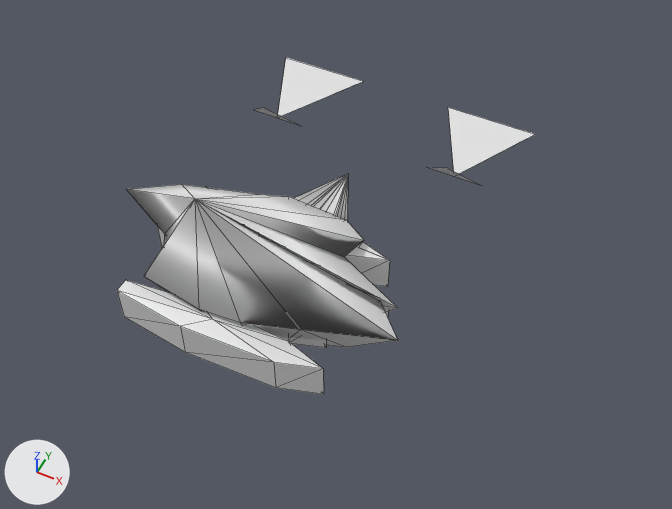
One commit to the OBJ model GameData/Meshes/Designs/cryo/cryo_gunship_mk1_06.obj: the scene before it, then after it.
The view is the same before and after, from a camera (50 mm lens) standing at (2.5, -3.76, 5.46) and looking at (0.5, 0.25, 0.45). The axes (+X, +Y, +Z) are drawn at lower left. The lights are the same throughout. The older version comes first. Mesh edges are drawn as thin lines. Where no turn or scale is listed for an object, it has been applied to the vertices. Vertices at exactly the same position are counted once.

Objects in the first picture: 'cryo_gunship_mk1_06'.
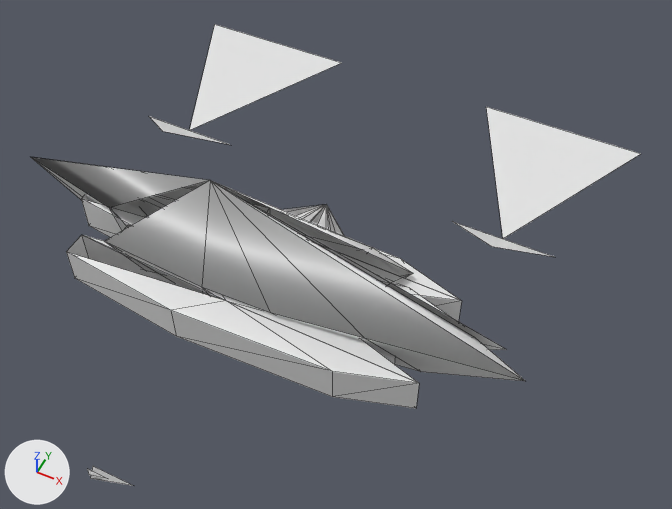
Boxes (x1, y1, x2, y2) around the edits, measured in the pictures (672 x 509 px; the box of a moved part takes in the faces that stretch with it):
'cryo_gunship_mk1_06', reshaped (46% wider, 37% taller)
    before: (117, 58, 535, 394)
    after: (31, 24, 641, 486)
part 1 of me_cryo_gunship_mk1_06, moved or reshaped
    before: (205, 204, 390, 287)
    after: (138, 195, 462, 321)
part 2 of me_cryo_gunship_mk1_06, moved or reshaped (mostly hidden)
    before: (158, 227, 388, 317)
    after: (81, 195, 452, 318)
part 3 of me_cryo_gunship_mk1_06, added (mostly hidden)
    after: (126, 225, 395, 364)
part 4 of me_cryo_gunship_mk1_06, added
    after: (66, 235, 419, 408)
part 5 of me_cryo_gunship_mk1_06, rebuilt (82% wider, 29% taller)
    before: (127, 174, 398, 347)
    after: (31, 157, 525, 381)
part 6 of me_cryo_gunship_mk1_06, deleted
    before: (117, 58, 535, 394)
part 7 of me_cryo_gunship_mk1_06, added
    after: (87, 24, 641, 486)

Edits to the bpy script that builds the scene:
```text
Change me_cryo_gunship_mk1_06:
    used by ob_cryo_gunship_mk1_06; location = (0.0, 0.0, 0.0)
    verts and faces of me_cryo_gunship_mk1_06; kept vertices keep their numbers, new ones are numbered from 112
    remove me_cryo_gunship_mk1_06.from_pydata(...)  # 112 vertices, 148 faces; spans x -1.26..1.26, y -0.76..2.68, z 0.0..1.57
    add me_cryo_gunship_mk1_06.from_pydata(...)  # 126 vertices, 140 faces; spans x -2.17..2.17, y -2.01..2.84, z 0.0..1.57
    me_cryo_gunship_mk1_06 part 1: the loose piece of 17 vertices spanning x -0.76..0.84, y 0.3..0.55, z 0.08..0.42 is scaled about its middle by (1.72, 1.72, 1), then moved by (0.03, -0.12, 0.0)
    me_cryo_gunship_mk1_06 part 2: the loose piece of 17 vertices spanning x -0.9..1.0, y -0.08..0.22, z 0.08..0.42 is scaled about its middle by (1.72, 1.72, 1), then moved by (0.04, -0.02, 0.0)
    me_cryo_gunship_mk1_06 part 3: the loose piece of 17 vertices spanning x -0.9..1.0, y -0.08..0.22, z 0.08..0.42 is copied, and the copy is scaled about its middle by (1.18, 1.18, 1), then moved by (0.01, -0.28, 0.0); it spans x -1.06..1.18, y -0.38..-0.03, z 0.08..0.42
    me_cryo_gunship_mk1_06 part 4: the loose piece of 17 vertices spanning x -0.9..1.0, y -0.08..0.22, z 0.08..0.42 is copied, and the copy is scaled about its middle by (1.46, 1.46, 1), then moved by (0.02, -0.53, 0.0); it spans x -1.31..1.46, y -0.67..-0.25, z 0.08..0.42
    me_cryo_gunship_mk1_06 part 5: the loose piece of 34 vertices spanning x -1.25..1.21, y -0.63..1.48, z 0.0..1.57 is rebuilt with 34 vertices and now spans x -2.14..2.08, y -0.45..1.06, z 0.0..1.57
    me_cryo_gunship_mk1_06 part 6: 6 loose pieces with 44 vertices, spanning x -1.26..1.26, y -0.76..2.68, z 0.0..0.42, are deleted
    me_cryo_gunship_mk1_06 part 7
    add verts[112] = (-1.45, 1.27, 0.08)  # pixel (189, 130)
    add verts[113] = (-2.17, 2.84, 0.0)  # pixel (214, 24)
    add verts[114] = (-0.74, 2.84, 0.0)  # pixel (341, 62)
    add verts[115] = (-1.45, 0.91, 0.35)  # pixel (162, 131)
    add verts[116] = (-1.88, 1.27, 0.08)  # pixel (148, 116)
    add verts[117] = (-1.02, 1.27, 0.08)  # pixel (231, 145)
    add verts[118] = (1.45, 1.27, 0.08)  # pixel (502, 238)
    add verts[119] = (0.74, 2.84, 0.0)  # pixel (486, 106)
    add verts[120] = (2.17, 2.84, 0.0)  # pixel (641, 153)
    add verts[121] = (1.45, 0.91, 0.35)  # pixel (491, 246)
    add verts[122] = (1.02, 1.27, 0.08)  # pixel (452, 221)
    add verts[123] = (1.88, 1.27, 0.08)  # pixel (555, 257)
    add verts[124] = (-0.16, -1.85, 0.23)  # pixel (92, 465)
    add verts[125] = (0.16, -1.85, 0.23)  # pixel (134, 485)
    add verts[126] = (0.0, -2.01, 0.47)  # pixel (90, 478)
    add verts[127] = (-0.08, -1.95, 0.42)  # pixel (87, 468)
    add verts[128] = (0.08, -1.95, 0.42)  # pixel (108, 478)
    add verts[129] = (0.0, -2.01, 0.51)  # pixel (88, 474)
    add verts[130] = (-0.21, -0.25, 0.93)
    add verts[131] = (0.21, -0.25, 0.93)
    add verts[132] = (0.0, -0.33, 1.02)
    add verts[133] = (-0.31, 0.33, 0.06)
    add verts[134] = (0.31, 0.33, 0.06)
    add verts[135] = (0.0, 0.25, 0.15)
    add faces += [(112, 113, 114), (115, 116, 117), (118, 119, 120), (121, 122, 123), (124, 125, 126), (127, 128, 129)]
    add faces += [(130, 131, 132), (133, 134, 135)]
```
